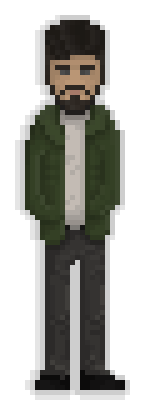
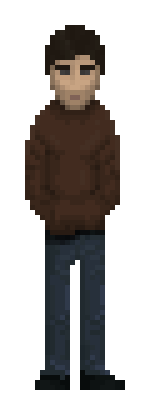
Layered file, before and after one edit (w=150, h=400). Changes by layer:
showed group "Templates" (42 layers) over [25,25,125,390]
hid group "Bartender" (5 layers) over [15,15,130,400]
